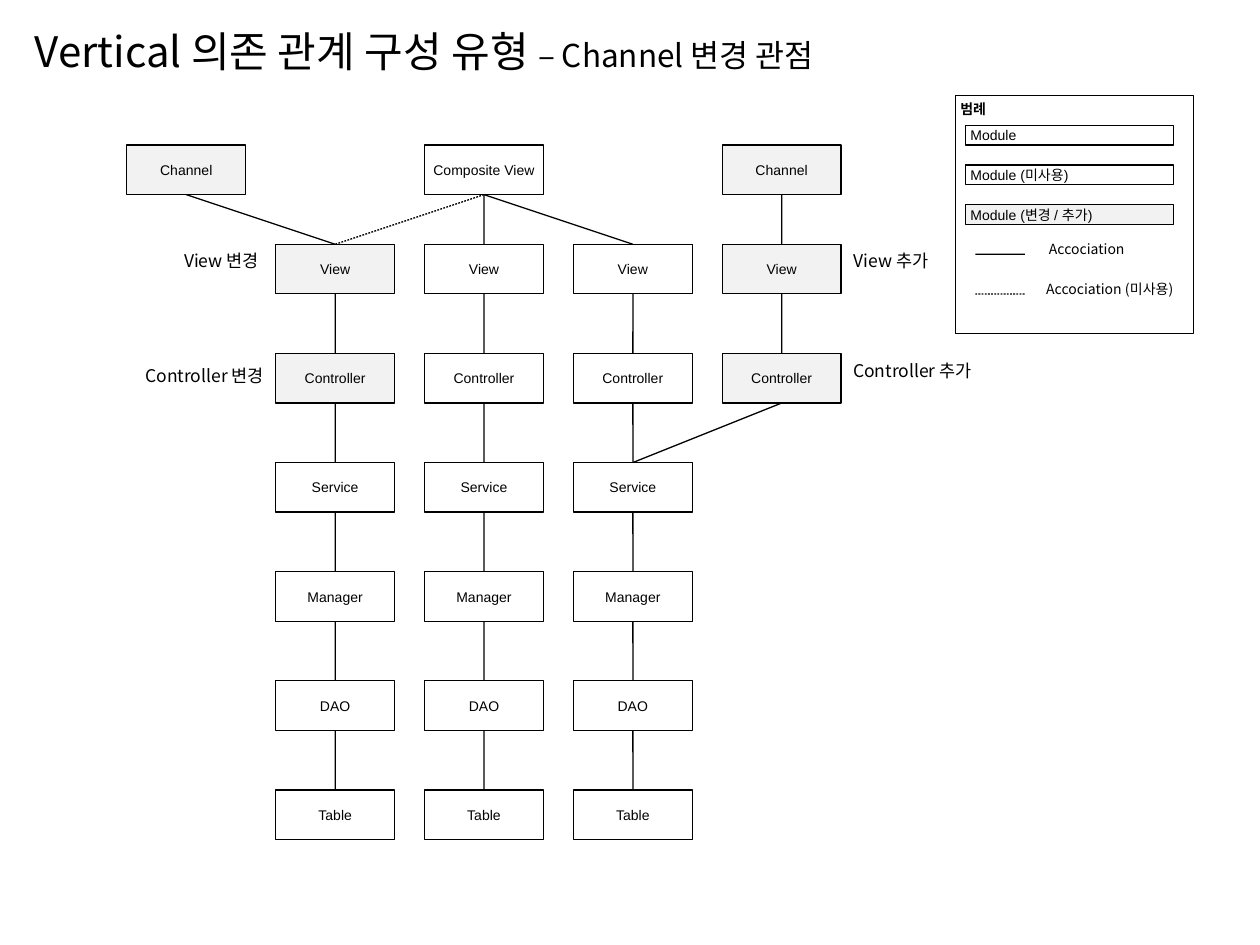
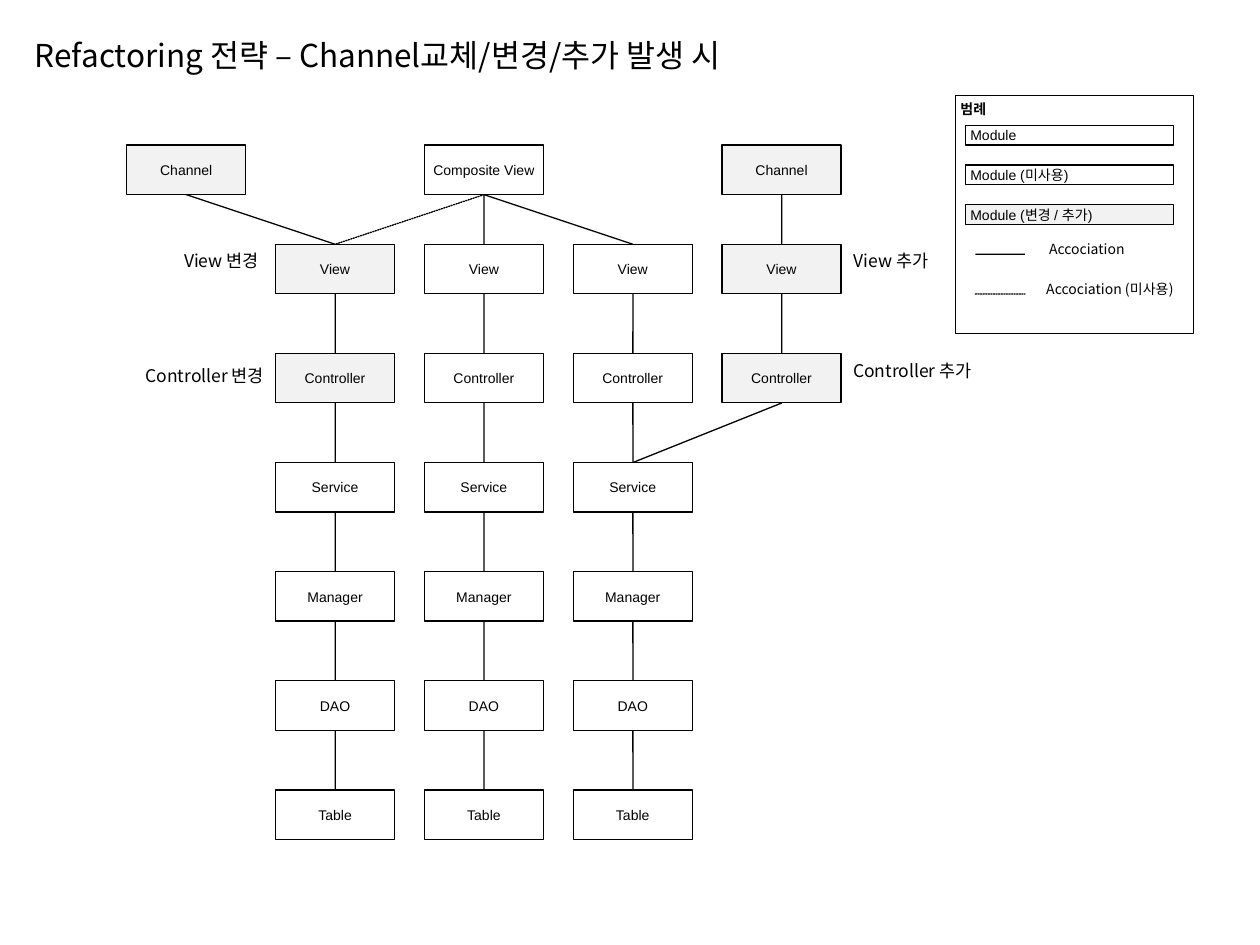
Before and after one commit to kwbaek/codelabor, a slide deck: slide 11 of documentation/0 architecture/design/TO-BE 설계 전술 (Layered Architecture).pptx. Drawn at 1260x945 pixels with LibreOffice and Linux fonts; fonts in the diff are those of the drawing. Boxes give left, top, right and bottom in pixels: in the first picture for what was removed or moved away, otherwise in the second. Text is boxed around its words. In the diff, an @@ line names an element or a change of style, - is before the commit and + after.

```diff
--- a/documentation/0 architecture/design/TO-BE 설계 전술 (Layered Architecture).pptx
+++ b/documentation/0 architecture/design/TO-BE 설계 전술 (Layered Architecture).pptx
@@ text removed at <box>35,32,814,71</box> @@
-Vertical 의존 관계 구성 유형 – Channel 변경 관점
@@ text added at <box>35,41,721,75</box>, 18 pt, text #000000 @@
+Refactoring 전략 – Channel교체/변경/추가 발생 시
```
Also in this commit, not shown: 10 other slides changed, 1 slide removed, 12 other files.
